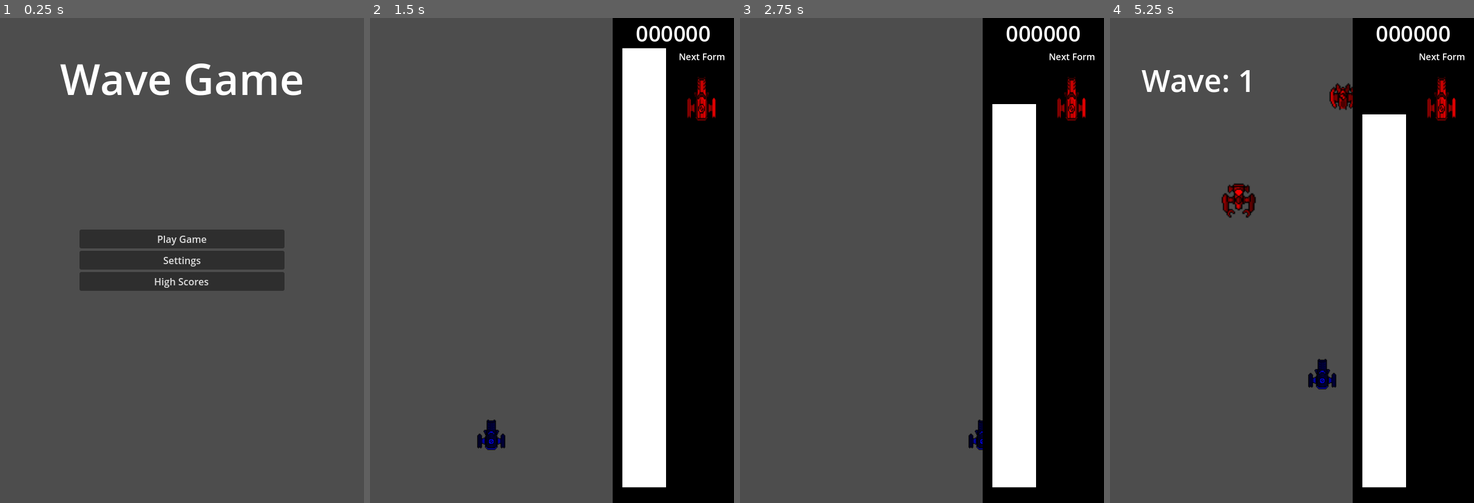
Above: before the commit, frames 1-4 (left to right).
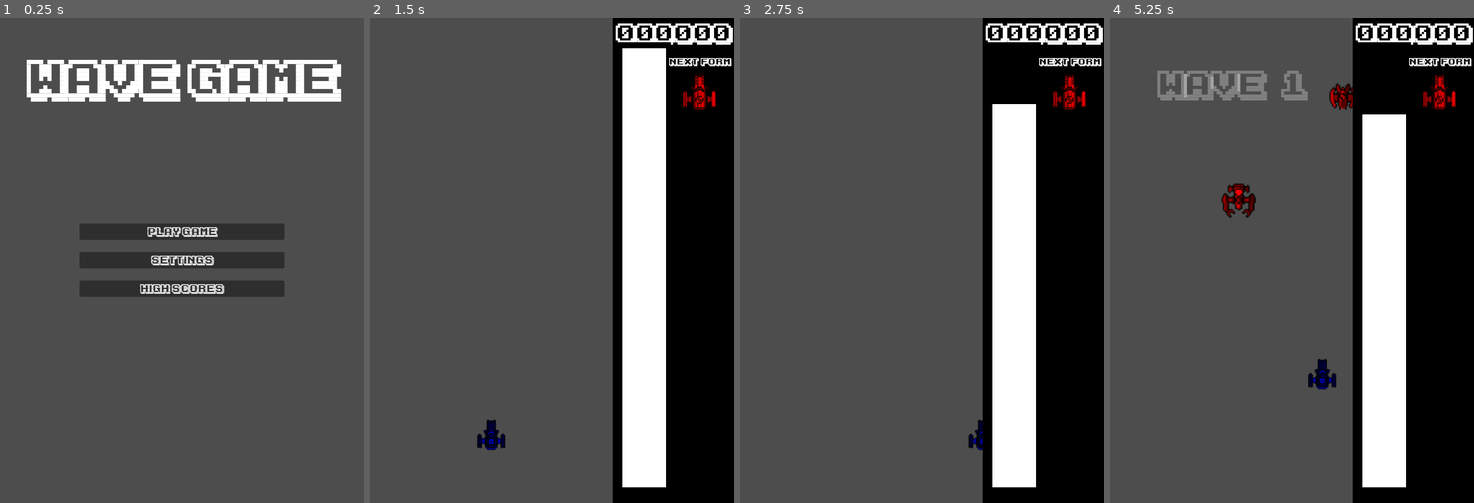
Above: after the commit, the same moments.

Repository: parkernalch/wave-jam
Game: Godot game, scene res://Scenes/Menus/menus.tscn
Same seed, same stepped clock (60 frames per second), same inputs: the game is played once before the commit and once after it.
Inputs (mouse positions are in pixels of both pictures, inside the frame that each line leads up to):
- Up to frame 1 (0.25 s): no input
- Up to frame 2 (1.5 s): click "Play Game" at 0.5 s; click (490, 265) at 1.25 s, where only the run after the commit has a clickable "Resume"
- Up to frame 3 (2.75 s): tap Enter at 2 s; move the mouse to (1002, 236) at 2.02 s; hold D (right) from 2.03 s (still down); hold Shift (boost) from 2.03 s (still down)
- Up to frame 4 (5.25 s): move the mouse to (1219, 284) at 2.77 s; release D (right) at 2.78 s; release Shift (boost) at 2.78 s; hold S (down) 2.78-3.53 s; click (1219, 284) at 2.85 s; tap Space at 3.5 s; move the mouse to (1328, 153) at 3.52 s; hold D (right) 3.53-4.28 s; hold Right mouse button (shoot) 3.53-4.28 s; move the mouse to (1273, 357) at 4.27 s; hold W (up) 4.28-5.03 s; tap Shift (boost) at 4.35 s; move the mouse to (1401, 333) at 5.02 s; hold A (left) from 5.03 s (still down); click (1401, 333) at 5.1 s

The runs differ from the first frame. In frame 1, 9.1% of the frame differs, in the area x 7-94%, y 8-58%; in frame 2, 1.7%; in frame 3, 1.7%; in frame 4, 3.4%.

Commit message:
UI Overhaul

Diff:
--- a/Entities/Powerup/Powerup.gd
+++ b/Entities/Powerup/Powerup.gd
@@ -101,7 +101,7 @@
 				scr = c.get_script()
 			if scr and typeof(scr.resource_path) == TYPE_STRING and scr.resource_path.ends_with("powerup_text.gd"):
 				# distance threshold to consider as overlapping
-				if c.position.distance_to(adjusted) < 32:
+				if c.position.distance_to(adjusted) < 100:
 					conflict = true
 					break
 		if not conflict:
--- a/Entities/PowerupText/powerup_label.tscn
+++ b/Entities/PowerupText/powerup_label.tscn
@@ -5,4 +5,5 @@
 [node name="PowerupLabel" type="Label"]
 offset_right = 40.0
 offset_bottom = 23.0
+theme_override_colors/font_color = Color(1, 1, 1, 0.5686275)
 script = ExtResource("1_xrx4i")
--- a/Scenes/Game/game.tscn
+++ b/Scenes/Game/game.tscn
@@ -1,10 +1,11 @@
-[gd_scene load_steps=20 format=3 uid="uid://gf4gu3r0d4ub"]
+[gd_scene load_steps=22 format=3 uid="uid://gf4gu3r0d4ub"]
 
 [ext_resource type="Script" uid="uid://do5cjrd0lo5k2" path="res://Scenes/Game/game.gd" id="1_ciybh"]
 [ext_resource type="PackedScene" uid="uid://cgbo4s8g2xsx7" path="res://Entities/Player/Player.tscn" id="1_mv0hc"]
 [ext_resource type="PackedScene" uid="uid://bjt85faac56m6" path="res://Scenes/Game/AmplitudeBar/AmplitudeBar.tscn" id="2_qikps"]
 [ext_resource type="PackedScene" uid="uid://rlp4rxc1x15o" path="res://Entities/EnemySpawner/EnemySpawner.tscn" id="3_qikps"]
 [ext_resource type="Texture2D" uid="uid://dnbslw7b0l7wv" path="res://Assets/Powerups/DAMAGE.png" id="3_xfil1"]
+[ext_resource type="FontFile" uid="uid://c8dj1jpbtrt8l" path="res://Assets/Fonts/KarmaticArcade-6Yrp1.ttf" id="3_yox4t"]
 [ext_resource type="Script" uid="uid://d1sfrucgjvunh" path="res://Entities/EnemySpawner/EnemySpawner.gd" id="4_i1e5p"]
 [ext_resource type="Texture2D" uid="uid://lsw6rcrexnwr" path="res://Assets/Powerups/ALL_WAVES.png" id="5_xfil1"]
 [ext_resource type="Texture2D" uid="uid://c7k0f0b5syioq" path="res://Assets/Powerups/BULLET_SPREAD.png" id="6_7jvlm"]
@@ -14,6 +15,7 @@
 [ext_resource type="Texture2D" uid="uid://007cga8nqdxa" path="res://Assets/Powerups/TIME_SLOW.png" id="8_upfqs"]
 [ext_resource type="Shader" uid="uid://bepaqe3k8xiln" path="res://Assets/Shaders/TintShader.gdshader" id="8_ypmwd"]
 [ext_resource type="Texture2D" uid="uid://b1tfkif5bgkik" path="res://Assets/Ships/Player.png" id="11_2vowc"]
+[ext_resource type="FontFile" uid="uid://b8kcb3can5qi3" path="res://Assets/Fonts/Market_Deco.ttf" id="11_lemb1"]
 [ext_resource type="AudioStream" uid="uid://4j5yynnjlgqj" path="res://Assets/Audio/powerUp.wav" id="15_8e3kh"]
 [ext_resource type="Script" uid="uid://cqxbletmxc5me" path="res://Scenes/Game/pause_handler.gd" id="16_56qi8"]
 [ext_resource type="PackedScene" uid="uid://csy0uhmqoqbxq" path="res://Entities/PowerupText/powerup_label.tscn" id="17_yox4t"]
@@ -59,6 +61,7 @@
 anchor_right = 1.0
 offset_bottom = 50.0
 grow_horizontal = 2
+theme_override_fonts/font = ExtResource("3_yox4t")
 text = "000000"
 label_settings = SubResource("LabelSettings_ev4jc")
 horizontal_alignment = 1
@@ -86,10 +89,11 @@
 [node name="Label" type="Label" parent="UICanvas/UI/DamageIncreaseBar"]
 layout_mode = 0
 offset_left = 1.0
-offset_top = -18.0
-offset_right = 93.0
-offset_bottom = 5.0
-theme_override_font_sizes/font_size = 13
+offset_top = -16.0
+offset_right = 103.0
+offset_bottom = 7.0
+theme_override_fonts/font = ExtResource("11_lemb1")
+theme_override_font_sizes/font_size = 14
 text = "Damage Boost"
 
 [node name="AmplitudeBar" parent="UICanvas/UI" instance=ExtResource("2_qikps")]
@@ -101,13 +105,18 @@
 scale = Vector2(1.2400012, 1)
 step = 0.05
 
-[node name="WaveCounter" type="Label" parent="UICanvas/UI"]
-layout_mode = 0
-offset_left = 52.0
-offset_top = 68.0
-offset_right = 92.0
+[node name="HBoxContainer" type="HBoxContainer" parent="UICanvas/UI"]
+layout_mode = 0
+offset_top = 80.0
+offset_right = 400.0
 offset_bottom = 137.0
+alignment = 1
+
+[node name="WaveCounter" type="Label" parent="UICanvas/UI/HBoxContainer"]
+layout_mode = 2
+theme_override_colors/font_color = Color(1, 1, 1, 0.2901961)
 theme_override_font_sizes/font_size = 50
+horizontal_alignment = 1
 
 [node name="AllWavesBar" type="ProgressBar" parent="UICanvas/UI"]
 layout_mode = 0
@@ -130,9 +139,10 @@
 
 [node name="Label" type="Label" parent="UICanvas/UI/AllWavesBar"]
 layout_mode = 0
-offset_top = -19.0
-offset_right = 99.0
-offset_bottom = 4.0
+offset_top = -17.0
+offset_right = 109.0
+offset_bottom = 6.0
+theme_override_fonts/font = ExtResource("11_lemb1")
 theme_override_font_sizes/font_size = 13
 text = "Bullet All Forms"
 
@@ -158,10 +168,11 @@
 [node name="Label" type="Label" parent="UICanvas/UI/BulletSpreadBar"]
 layout_mode = 0
 offset_left = 1.0
-offset_top = -17.0
-offset_right = 86.0
-offset_bottom = 6.0
-theme_override_font_sizes/font_size = 13
+offset_top = -16.0
+offset_right = 96.0
+offset_bottom = 7.0
+theme_override_fonts/font = ExtResource("11_lemb1")
+theme_override_font_sizes/font_size = 14
 text = "Bullet Spread"
 
 [node name="BulletPiercingBar" type="ProgressBar" parent="UICanvas/UI"]
@@ -186,10 +197,11 @@
 [node name="Label" type="Label" parent="UICanvas/UI/BulletPiercingBar"]
 layout_mode = 0
 offset_left = -1.0
-offset_top = -19.0
-offset_right = 90.0
-offset_bottom = 4.0
-theme_override_font_sizes/font_size = 13
+offset_top = -17.0
+offset_right = 100.0
+offset_bottom = 6.0
+theme_override_fonts/font = ExtResource("11_lemb1")
+theme_override_font_sizes/font_size = 14
 text = "Bullet Piercing"
 
 [node name="TimeSlowBar" type="ProgressBar" parent="UICanvas/UI"]
@@ -214,10 +226,11 @@
 [node name="Label" type="Label" parent="UICanvas/UI/TimeSlowBar"]
 layout_mode = 0
 offset_left = -1.0
-offset_top = -19.0
+offset_top = -18.0
 offset_right = 90.0
-offset_bottom = 4.0
-theme_override_font_sizes/font_size = 13
+offset_bottom = 5.0
+theme_override_fonts/font = ExtResource("11_lemb1")
+theme_override_font_sizes/font_size = 15
 text = "Time Slow"
 
 [node name="AbsorbAllFormsBar" type="ProgressBar" parent="UICanvas/UI"]
@@ -241,29 +254,30 @@
 
 [node name="Label" type="Label" parent="UICanvas/UI/AbsorbAllFormsBar"]
 layout_mode = 0
-offset_left = -1.0
-offset_top = -21.0
-offset_right = 127.0
-offset_bottom = 2.0
-theme_override_font_sizes/font_size = 13
+offset_left = -2.0
+offset_top = -20.0
+offset_right = 201.0
+offset_bottom = 3.0
+theme_override_fonts/font = ExtResource("11_lemb1")
+theme_override_font_sizes/font_size = 12
 text = "Absorb all forms"
 
 [node name="NextFormIndicator" type="TextureRect" parent="UICanvas/UI"]
 material = SubResource("ShaderMaterial_upfqs")
 layout_mode = 0
-offset_left = 503.0
+offset_left = 493.0
 offset_top = 74.0
-offset_right = 677.0
-offset_bottom = 322.1217
+offset_right = 693.0
+offset_bottom = 274.0
 scale = Vector2(0.5, 0.5)
 texture = ExtResource("11_2vowc")
 
 [node name="Label" type="Label" parent="UICanvas/UI/NextFormIndicator"]
 layout_mode = 0
-offset_left = 12.0
-offset_top = -42.0
-offset_right = 165.0
-theme_override_font_sizes/font_size = 30
+offset_top = -20.0
+offset_right = 217.0
+offset_bottom = 22.0
+theme_override_font_sizes/font_size = 28
 text = "Next Form"
 
 [node name="DeathUI" type="Control" parent="UICanvas"]
@@ -271,14 +285,12 @@
 visible = false
 layout_mode = 3
 anchors_preset = 0
+
+[node name="Label" type="Label" parent="UICanvas/DeathUI"]
+layout_mode = 0
+offset_top = 200.0
 offset_right = 400.0
-offset_bottom = 798.0
-
-[node name="Label" type="Label" parent="UICanvas/DeathUI"]
-layout_mode = 0
-offset_top = 100.0
-offset_right = 400.0
-offset_bottom = 169.0
+offset_bottom = 269.0
 theme_override_font_sizes/font_size = 50
 text = "You Died!"
 horizontal_alignment = 1
@@ -292,6 +304,7 @@
 [node name="VBoxContainer" type="VBoxContainer" parent="UICanvas/DeathUI/HBoxContainer"]
 custom_minimum_size = Vector2(400, 800)
 layout_mode = 2
+theme_override_constants/separation = 20
 alignment = 1
 
 [node name="HBoxContainer2" type="HBoxContainer" parent="UICanvas/DeathUI/HBoxContainer/VBoxContainer"]
@@ -317,10 +330,12 @@
 [node name="Label" type="Label" parent="UICanvas/DeathUI/HBoxContainer/VBoxContainer/HBoxContainer"]
 custom_minimum_size = Vector2(254, 0)
 layout_mode = 2
+theme_override_fonts/font = ExtResource("3_yox4t")
 text = "Score:"
 
 [node name="PlayAgain" type="Button" parent="UICanvas/DeathUI/HBoxContainer/VBoxContainer"]
 layout_mode = 2
+theme_override_constants/line_spacing = 0
 text = "Play Again"
 
 [node name="High Scores" type="Button" parent="UICanvas/DeathUI/HBoxContainer/VBoxContainer"]
@@ -333,12 +348,10 @@
 
 [node name="PauseMenu" type="Control" parent="UICanvas"]
 process_mode = 3
-visible = false
 layout_mode = 3
 anchors_preset = 0
-offset_top = 2.0
-offset_right = 40.0
-offset_bottom = 42.0
+offset_right = 400.0
+offset_bottom = 800.0
 
 [node name="ColorRect" type="ColorRect" parent="UICanvas/PauseMenu"]
 custom_minimum_size = Vector2(200, 300)
@@ -350,25 +363,28 @@
 scale = Vector2(2.039654, 3.1423922)
 color = Color(0.5931336, 0.59313357, 0.59313357, 0.40392157)
 
-[node name="CenterContainer" type="CenterContainer" parent="UICanvas/PauseMenu"]
+[node name="HBoxContainer" type="HBoxContainer" parent="UICanvas/PauseMenu"]
 layout_mode = 0
 offset_right = 400.0
 offset_bottom = 800.0
-
-[node name="VBoxContainer" type="VBoxContainer" parent="UICanvas/PauseMenu/CenterContainer"]
-layout_mode = 2
-
-[node name="Label" type="Label" parent="UICanvas/PauseMenu/CenterContainer/VBoxContainer"]
-layout_mode = 2
-theme_override_font_sizes/font_size = 50
+alignment = 1
+
+[node name="VBoxContainer" type="VBoxContainer" parent="UICanvas/PauseMenu/HBoxContainer"]
+layout_mode = 2
+theme_override_constants/separation = 20
+alignment = 1
+
+[node name="Label" type="Label" parent="UICanvas/PauseMenu/HBoxContainer/VBoxContainer"]
+layout_mode = 2
+theme_override_font_sizes/font_size = 39
 text = "Game Paused"
 
-[node name="Resume" type="Button" parent="UICanvas/PauseMenu/CenterContainer/VBoxContainer"]
+[node name="Resume" type="Button" parent="UICanvas/PauseMenu/HBoxContainer/VBoxContainer"]
 process_mode = 3
 layout_mode = 2
 text = "Resume"
 
-[node name="Exit" type="Button" parent="UICanvas/PauseMenu/CenterContainer/VBoxContainer"]
+[node name="Exit" type="Button" parent="UICanvas/PauseMenu/HBoxContainer/VBoxContainer"]
 process_mode = 3
 layout_mode = 2
 text = "Main Menu"
@@ -421,6 +437,6 @@
 [connection signal="pressed" from="UICanvas/DeathUI/HBoxContainer/VBoxContainer/PlayAgain" to="." method="_on_play_again_pressed"]
 [connection signal="pressed" from="UICanvas/DeathUI/HBoxContainer/VBoxContainer/High Scores" to="." method="_on_high_scores_pressed"]
 [connection signal="pressed" from="UICanvas/DeathUI/HBoxContainer/VBoxContainer/Button" to="." method="_on_exit"]
-[connection signal="pressed" from="UICanvas/PauseMenu/CenterContainer/VBoxContainer/Resume" to="." method="_on_resume"]
-[connection signal="pressed" from="UICanvas/PauseMenu/CenterContainer/VBoxContainer/Exit" to="." method="_on_exit"]
+[connection signal="pressed" from="UICanvas/PauseMenu/HBoxContainer/VBoxContainer/Resume" to="." method="_on_resume"]
+[connection signal="pressed" from="UICanvas/PauseMenu/HBoxContainer/VBoxContainer/Exit" to="." method="_on_exit"]
 [connection signal="timeout" from="TimeSlowTimer" to="." method="_on_time_slow_timer_timeout"]
--- a/Scenes/Menus/menus.gd
+++ b/Scenes/Menus/menus.gd
@@ -80,6 +80,7 @@
 	scores_loaded = true
 
 
+var score_list_index = 1
 func add_scores_to_list(scores) -> void:
 	score_index = 1
 
@@ -89,9 +90,18 @@
 		score_instance.get_node("HBoxContainer3").get_node("HBoxContainer2").get_node("Score").text = str(score["score"])
 		score_instance.get_node("HBoxContainer3").get_node("HBoxContainer").get_node("Place").text = str(score_index)
 		score_index += 1
-		$HighScoresMenu/VBoxContainer/HBoxContainer/Scores.add_child(score_instance)
+
+		if score_index <= 31:
+			$HighScoresMenu/VBoxContainer/HBoxContainer/Scores1.add_child(score_instance)
+		elif score_index <= 61:
+			$HighScoresMenu/VBoxContainer/HBoxContainer/Scores2.add_child(score_instance)
+		else:
+			continue
+
 
 
 func clear_list() -> void:
-	for child in $HighScoresMenu/VBoxContainer/HBoxContainer/Scores.get_children():
+	for child in $HighScoresMenu/VBoxContainer/HBoxContainer/Scores1.get_children():
 		child.queue_free()
+	for child in $HighScoresMenu/VBoxContainer/HBoxContainer/Scores2.get_children():
+		child.queue_free()
--- a/Scenes/Menus/menus.tscn
+++ b/Scenes/Menus/menus.tscn
@@ -48,6 +48,7 @@
 offset_bottom = 107.25
 grow_horizontal = 2
 grow_vertical = 2
+theme_override_constants/separation = 20
 alignment = 1
 
 [node name="PlayButton" type="Button" parent="MainMenu/VBoxContainer"]
@@ -171,17 +172,20 @@
 layout_mode = 0
 offset_top = 100.0
 offset_right = 600.0
-offset_bottom = 800.0
-theme_override_constants/separation = 100
+offset_bottom = 700.0
+theme_override_constants/separation = 60
 
 [node name="HBoxContainer" type="HBoxContainer" parent="HighScoresMenu/VBoxContainer"]
 layout_mode = 2
-theme_override_constants/separation = 20
-
-[node name="Scores" type="VBoxContainer" parent="HighScoresMenu/VBoxContainer/HBoxContainer"]
-layout_mode = 2
-theme_override_constants/separation = 20
-alignment = 1
+theme_override_constants/separation = 300
+
+[node name="Scores1" type="VBoxContainer" parent="HighScoresMenu/VBoxContainer/HBoxContainer"]
+layout_mode = 2
+theme_override_constants/separation = 20
+
+[node name="Scores2" type="VBoxContainer" parent="HighScoresMenu/VBoxContainer/HBoxContainer"]
+layout_mode = 2
+theme_override_constants/separation = 20
 
 [node name="BackButton2" type="Button" parent="HighScoresMenu/VBoxContainer"]
 layout_mode = 2
--- a/project.godot
+++ b/project.godot
@@ -30,6 +30,10 @@
 window/size/viewport_width=600
 window/size/viewport_height=800
 window/size/resizable=false
+
+[gui]
+
+theme/custom_font="uid://c8dj1jpbtrt8l"
 
 [input]
 
Binary file added: Assets/Fonts/KarmaticArcade-6Yrp1.ttf
Not shown, added: Assets/Fonts/KarmaticArcade-6Yrp1.ttf.import
Binary file added: Assets/Fonts/Market_Deco.ttf
Not shown, added: Assets/Fonts/Market_Deco.ttf.import
